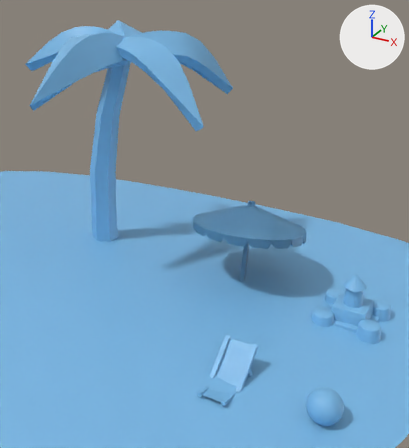
The FBX model Assets/Art/Environment/Props.fbx, before and after one commit.
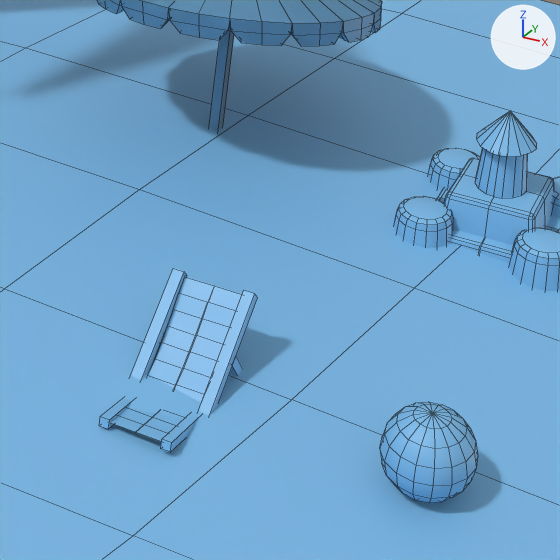
Each version is shown whole from a camera (50 mm lens) standing at (16.73, -15.22, 11.48) and looking at (7.79, 1.05, 3.35), then close up on the part from 39% to 92% of the width and 52% to 100% of the height. Arrows for +X, +Y and +Z are at upper right; the lights stay in place. The close-ups show mesh edges as thin lines. Where no turn or scale is listed for an object, it has been applied to the vertices.

The first close-up shows 'Ball', 'Chair', 'Sand.001', 'Sandcastle', 'Umbrella'.
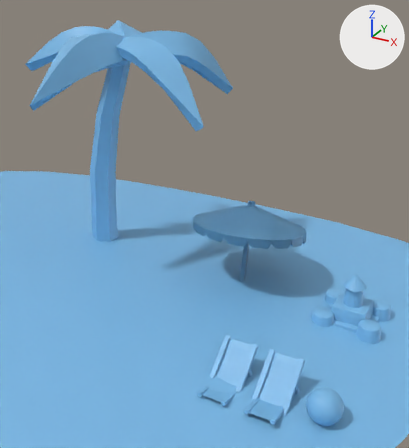
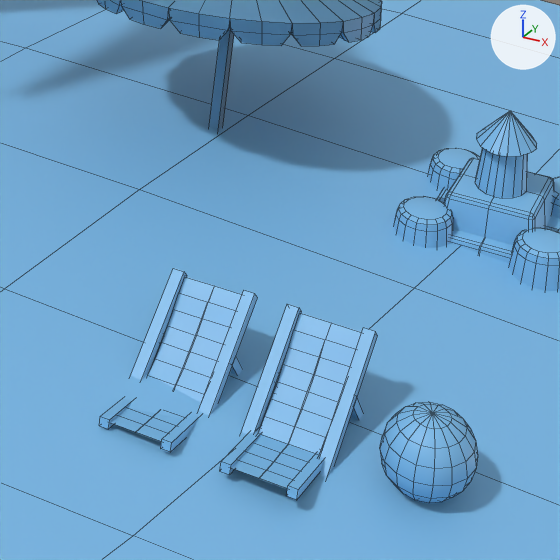
Edits to the bpy script that builds the scene:
```text
Add me_plane_016:
    me_plane_016.from_pydata(...)  # 95 vertices, 58 faces; spans x -0.54..0.54, y -1.14..0.92, z -0.08..1.3
    me_plane_016.materials.append(mat_master)  # blue #7abae7
Add ob_chair02:
    ob_chair02 = bpy.data.objects.new('Chair02', me_plane_016)
    ob_chair02.location = (12.24, -2.86, 0.0)
```

Pixel boxes (x1, y1, x2, y2) of what changed, in the close-ups (560 x 560 px):
'Chair02', added (blue)
    after: (220, 304, 378, 500)
